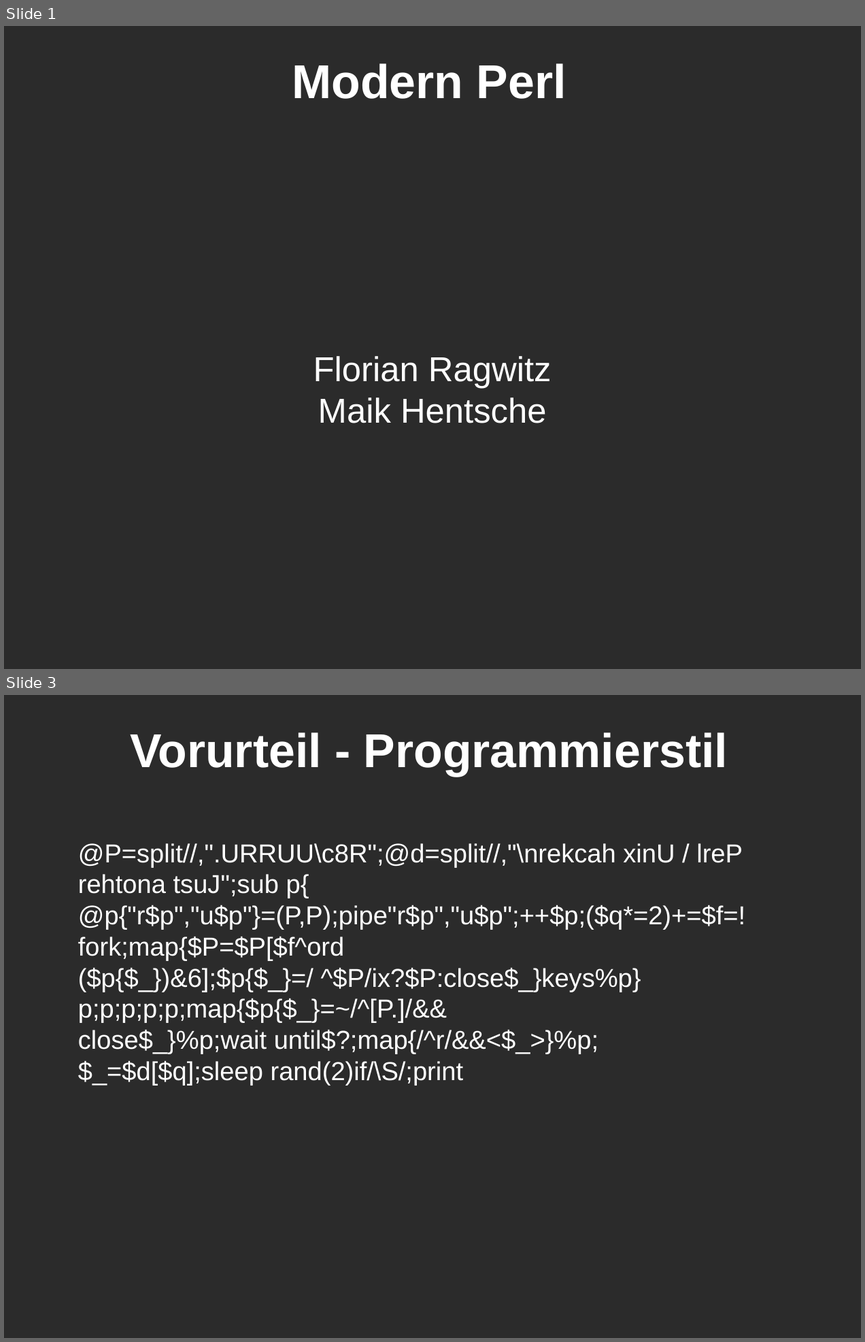
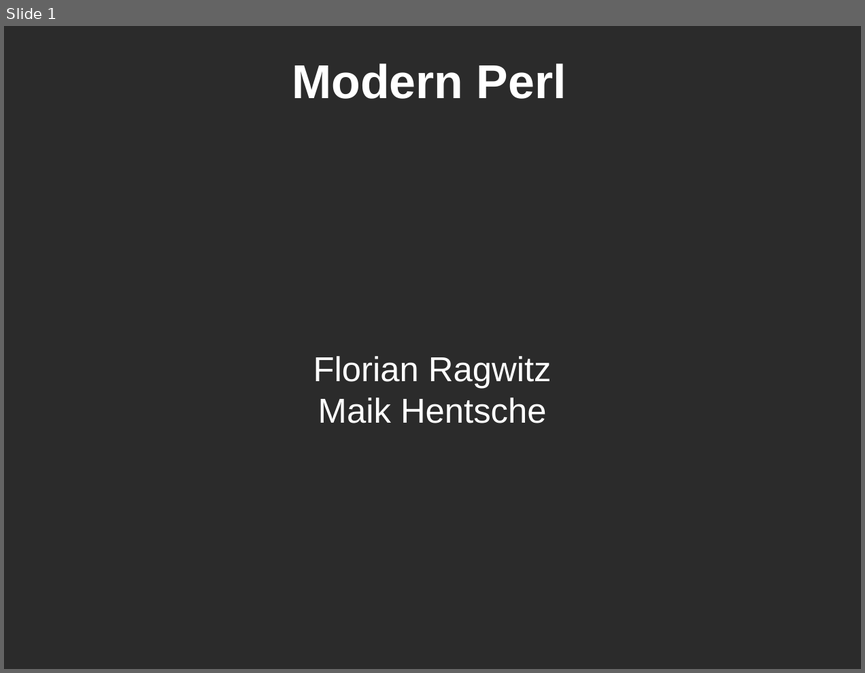
Before and after one commit to Caldrin/Vortrag_CLT, a slide deck: Modern Perl.odp. Shown one above the other, each under a label of ours: slides 1 and 3 before the commit, slide 1 after it; the slides between them are not shown. The pictures are 865x1342 and 865x673 pixels, drawn with LibreOffice and Linux fonts; fonts in the diff are those of the drawing; background and template pictures are left out; a plain dark background stands for a picture behind light text. Boxes give left, top, right and bottom in pixels: in the first picture for what was removed or moved away, otherwise in the second. Text is boxed around its words. In the diff, an @@ line names an element or a change of style, - is before the commit and + after.

```diff
--- a/Modern Perl.odp
+++ b/Modern Perl.odp
@@ slide 3 removed at (4,695,861,1338), background picture (left out) @@
@@ title removed at (130,732,728,777) @@
-Vorurteil - Programmierstil
@@ text removed at (78,843,745,1085) @@
-@P=split//,".URRUU\c8R";@d=split//,"\nrekcah xinU / lreP rehtona tsuJ";sub p{
-@p{"r$p","u$p"}=(P,P);pipe"r$p","u$p";++$p;($q*=2)+=$f=!fork;map{$P=$P[$f^ord
-($p{$_})&6];$p{$_}=/ ^$P/ix?$P:close$_}keys%p}p;p;p;p;p;map{$p{$_}=~/^[P.]/&&
-close$_}%p;wait until$?;map{/^r/&&<$_>}%p;$_=$d[$q];sleep rand(2)if/\S/;print
```
Also in this commit, not shown: 4 slides added, 2 other slides removed, 2 other files.
